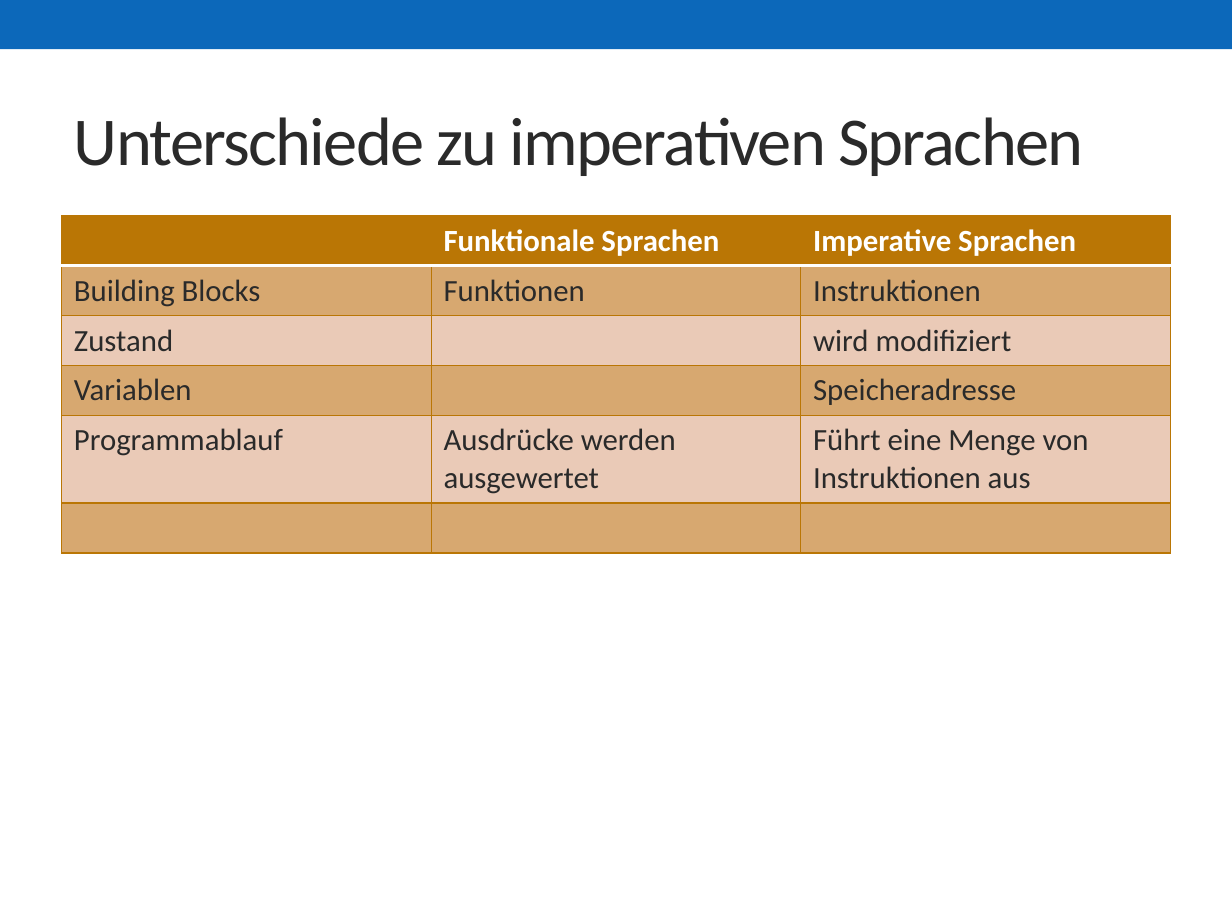
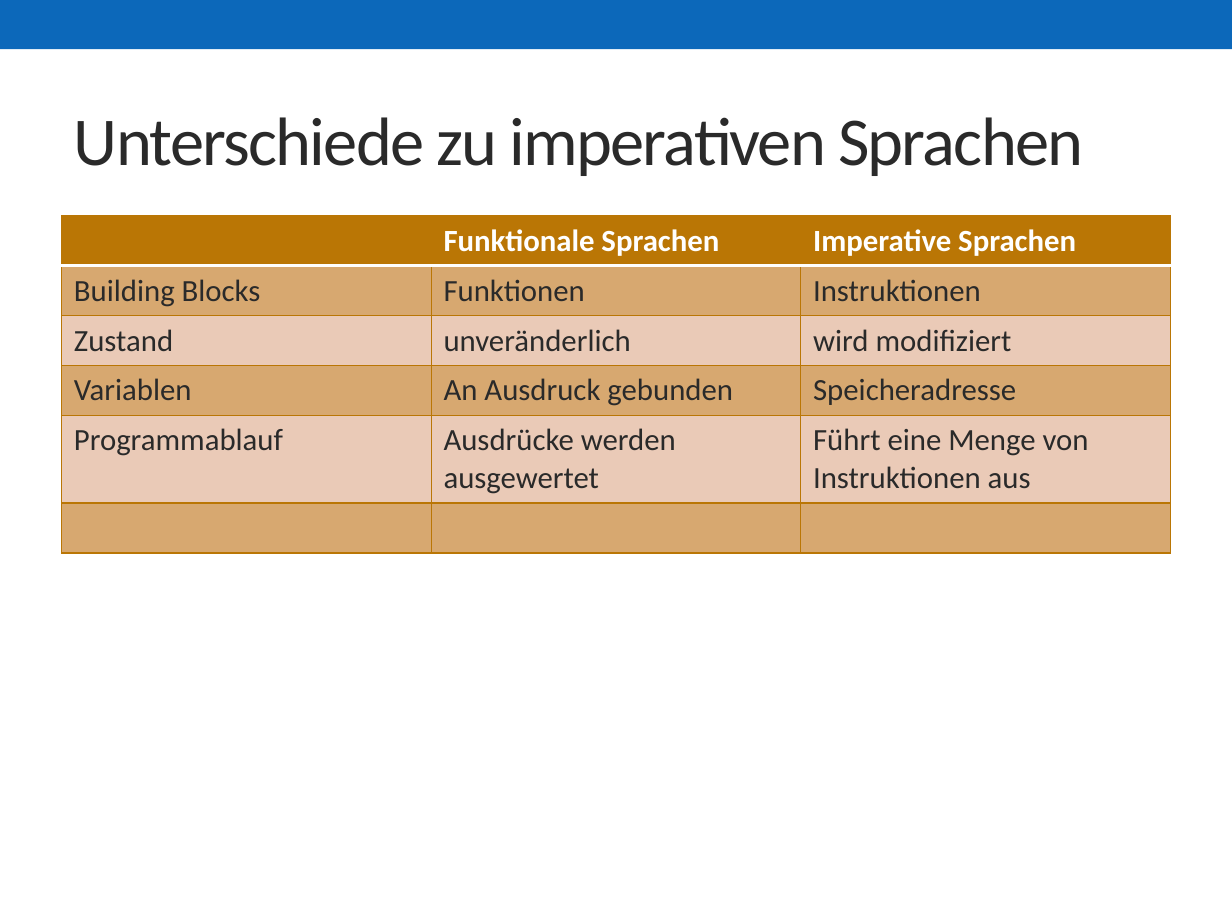
Before and after one commit to skonair/presentations, a slide deck: slide 15 of jugbi-fp-20141119/20141119_FP.pptx. Drawn at 1232x924 pixels with LibreOffice and Linux fonts; fonts in the diff are those of the drawing. Boxes give left, top, right and bottom in pixels: in the first picture for what was removed or moved away, otherwise in the second. Text is boxed around its words. In the diff, an @@ line names an element or a change of style, - is before the commit and + after.

```diff
--- a/jugbi-fp-20141119/20141119_FP.pptx
+++ b/jugbi-fp-20141119/20141119_FP.pptx
@@ table at (62,216,1170,552) @@
-row 3, column 2: 
+row 3, column 2: unveränderlich
-row 4, column 2: 
+row 4, column 2: An Ausdruck gebunden
```
Also in this commit, not shown: 6 other slides changed, 1 slide added.
